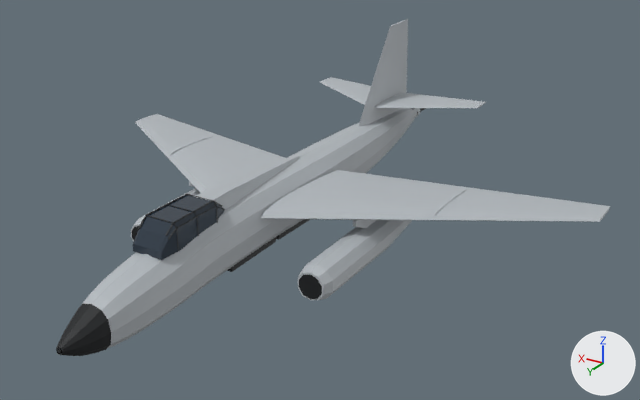
Two versions of the glTF model media/b66.glb, one commit apart.
The view is the same before and after, from a camera (50 mm lens) standing at (-17.4, 26.4, 13.4) and looking at (-1.7, 0.2, 0.3). The axes (+X, +Y, +Z) are drawn at lower right. The lights are the same throughout. The older version comes first. Where no turn or scale is listed for an object, it has been applied to the vertices. Vertices at exactly the same position are counted once.

In view in the first picture: 'Canopy Frame', 'Cockpit Glass', 'Dorsal Fairing', 'Flap L', 'Flap R', 'Fuselage', 'Nacelles', 'Radome', 'Rudder', 'Stabilizer R', 'Vertical Fin', 'Wing L', 'Wing R' and 9 more.
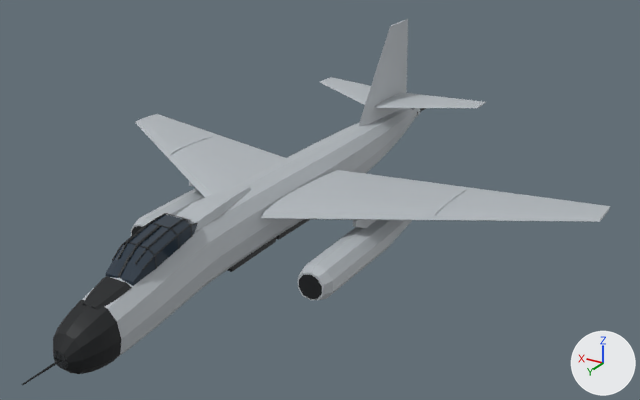
The change, as a diff of the scene's bpy script:
```diff
--- a/media/b66.glb.py
+++ b/media/b66.glb.py
@@ me_canopy_frame @@
-me_canopy_frame.from_pydata(...)  # 116 vertices, 180 faces; spans x -0.68..0.68, y 4.5..7.56, z 0.85..1.84
+me_canopy_frame.from_pydata(...)  # 132 vertices, 208 faces; spans x -0.69..0.69, y 6.0..9.2, z 0.69..1.68
+# me_canopy_frame part 1: the loose piece of 12 vertices spanning x -0.67..0.67, y 7.16..7.22, z 0.85..1.82 is rebuilt with 12 vertices and now spans x -0.68..0.68, y 7.14..7.2, z 0.94..1.59
+# me_canopy_frame part 2: a new loose piece of 20 vertices spanning x -0.69..-0.49, y 6.0..8.8, z 0.9..1.51, in mat_ac_dark (black #1d1f22)
+# me_canopy_frame part 3: a new loose piece of 20 vertices spanning x -0.42..-0.2, y 6.0..8.8, z 1.04..1.68, in mat_ac_dark (black #1d1f22)
+# me_canopy_frame part 4: a new loose piece of 20 vertices spanning x 0.2..0.42, y 6.0..8.8, z 1.04..1.68, in mat_ac_dark (black #1d1f22)
+# me_canopy_frame part 5: a new loose piece of 20 vertices spanning x 0.49..0.69, y 6.0..8.8, z 0.9..1.51, in mat_ac_dark (black #1d1f22)
+# me_canopy_frame part 6: a new loose piece of 16 vertices spanning x -0.04..0.04, y 7.2..9.2, z 0.69..1.63, in mat_ac_dark (black #1d1f22)
+# me_canopy_frame part 7: the loose piece of 12 vertices spanning x -0.67..0.67, y 5.12..5.18, z 0.85..1.82 is deleted
+# me_canopy_frame part 8: the loose piece of 12 vertices spanning x -0.67..0.67, y 6.14..6.2, z 0.85..1.82 is deleted
+# me_canopy_frame part 9: 80 vertices removed from x -0.68..0.68, y 4.5..7.56, z 1.25..1.84; 24 vertices added at x -0.68..0.68, y 6.44..8.3, z 0.73..1.65
 me_canopy_frame.materials.append(mat_ac_dark)
@@ me_cockpit_glass @@
-me_cockpit_glass.from_pydata(...)  # 36 vertices, 68 faces; spans x -0.65..0.65, y 4.5..7.9, z 0.85..1.8
+me_cockpit_glass.from_pydata(...)  # 36 vertices, 68 faces; spans x -0.66..0.66, y 6.0..9.2, z 0.54..1.64
+# me_cockpit_glass part 10: 36 of 36 vertices moved; they spanned x -0.65..0.65, y 4.5..7.9, z 0.85..1.8 and now span x -0.66..0.66, y 6.0..9.2, z 0.54..1.64; mean shift (0.0, 1.24, -0.2)
 me_cockpit_glass.materials.append(mat_ac_glass)
@@ me_dorsal_fairing @@
-me_dorsal_fairing.from_pydata(...)  # 16 vertices, 28 faces; spans x -0.48..0.48, y -0.94..5.18, z 1.17..1.73
+me_dorsal_fairing.from_pydata(...)  # 16 vertices, 28 faces; spans x -0.6..0.6, y 2.6..6.2, z 1.1..1.45
+# me_dorsal_fairing part 11: 16 of 16 vertices moved; they spanned x -0.48..0.48, y -0.94..5.18, z 1.17..1.73 and now span x -0.6..0.6, y 2.6..6.2, z 1.1..1.45; mean shift (0.0, 1.77, -0.13)
 me_dorsal_fairing.materials.append(mat_ac_base)
@@ me_fuselage @@
-me_fuselage.from_pydata(...)  # 636 vertices, 1268 faces; spans x -1.1..1.1, y -10.8..11.8, z -1.3..1.3
+me_fuselage.from_pydata(...)  # 636 vertices, 1268 faces; spans x -1.1..1.1, y -10.8..11.8, z -1.6..1.3
+# me_fuselage part 12: 110 of 636 vertices moved; they spanned x -1.0..1.0, y 7.5..11.8, z -1.3..0.6 and now span x -1.0..1.0, y 7.5..11.8, z -1.6..0.6; mean shift (0.0, 0.0, -0.2); largest move (0.0, 11.4, -0.9) -> (0.0, 11.4, -1.5)
 me_fuselage.materials.append(mat_ac_base)
@@ me_radome @@
-me_radome.from_pydata(...)  # 72 vertices, 130 faces; spans x -0.68..0.68, y 10.4..11.8, z -1.18..0.34
+me_radome.from_pydata(...)  # 72 vertices, 130 faces; spans x -0.96..0.96, y 10.3..11.8, z -1.62..0.4
+# me_radome part 13: 72 of 72 vertices moved; they spanned x -0.68..0.68, y 10.4..11.8, z -1.18..0.34 and now span x -0.96..0.96, y 10.3..11.8, z -1.62..0.4; mean shift (0.0, -0.05, -0.22)
 me_radome.materials.append(mat_ac_dark)
@@ me_glare_panel @@
+me_glare_panel.from_pydata([(-0.35, 10.5, 0.231), (-0.245, 10.5, 0.343), (0.245, 10.5, 0.343), (0.35, 10.5, 0.231), (-0.5, 9.9, 0.395), (-0.35, 9.9, 0.507), (0.35, 9.9, 0.507), (0.5, 9.9, 0.395), (-0.58, 9.3, 0.533), (-0.406, 9.3, 0.645), (0.406, 9.3, 0.645), (0.58, 9.3, 0.533)], [], [(0, 4, 5), (0, 5, 1), (1, 5, 6), (1, 6, 2), (2, 6, 7), (2, 7, 3), (3, 7, 4), (3, 4, 0), (4, 8, 9), (4, 9, 5), (5, 9, 10), (5, 10, 6), (6, 10, 11), (6, 11, 7), (7, 11, 8), (7, 8, 4), (3, 0, 1), (3, 1, 2), (8, 11, 10), (8, 10, 9)])
+me_glare_panel.materials.append(mat_ac_dark)  # black #1d1f22
@@ ob_pitot_boom @@
+ob_pitot_boom = bpy.data.objects.new('Pitot Boom', me_pitot_boom)  # 18 vertices, 32 faces; spans x -0.05..0.05, y 11.7..13.2, z -0.86..-0.74; in mat_ac_dark (black #1d1f22)
+ob_pitot_boom.location = (0.0, 0.0, 0.0)
@@ ob_glare_panel @@
+ob_glare_panel = bpy.data.objects.new('Glare Panel', me_glare_panel)
+ob_glare_panel.location = (0.0, 0.0, 0.0)
```

Boxes (x1, y1, x2, y2) around the edits, measured in the pictures (640 x 400 px; the box of a moved part takes in the faces that stretch with it):
'Fuselage', reshaped
    before: (57, 108, 414, 355)
    after: (54, 108, 414, 369)
'Cockpit Glass', reshaped (11% taller)
    before: (133, 195, 225, 260)
    after: (106, 214, 197, 286)
'Radome', reshaped (23% wider, 39% taller)
    before: (56, 303, 111, 356)
    after: (53, 300, 121, 374)
'Dorsal Fairing', reshaped
    before: (196, 155, 300, 210)
    after: (176, 185, 251, 232)
'Canopy Frame', reshaped (10% taller)
    before: (137, 194, 224, 252)
    after: (112, 213, 198, 277)
'Glare Panel', added (black)
    after: (82, 276, 132, 310)
'Pitot Boom', added
    after: (22, 359, 62, 385)
part 1 of me_canopy_frame, rebuilt
    before: (148, 216, 179, 252)
    after: (152, 223, 180, 249)
part 2 of me_canopy_frame, added
    after: (142, 223, 198, 270)
part 3 of me_canopy_frame, added
    after: (135, 218, 190, 264)
part 4 of me_canopy_frame, added
    after: (118, 213, 167, 259)
part 5 of me_canopy_frame, added
    after: (112, 218, 156, 261)
part 6 of me_canopy_frame, added
    after: (118, 225, 161, 277)
part 7 of me_canopy_frame, deleted
    before: (188, 194, 218, 223)
part 8 of me_canopy_frame, deleted
    before: (168, 204, 199, 236)
part 9 of me_canopy_frame, cut back
    before: (137, 194, 224, 239)
    after: (128, 213, 192, 269)
part 12 of me_fuselage, moved or reshaped
    before: (57, 261, 188, 355)
    after: (54, 263, 188, 369)
